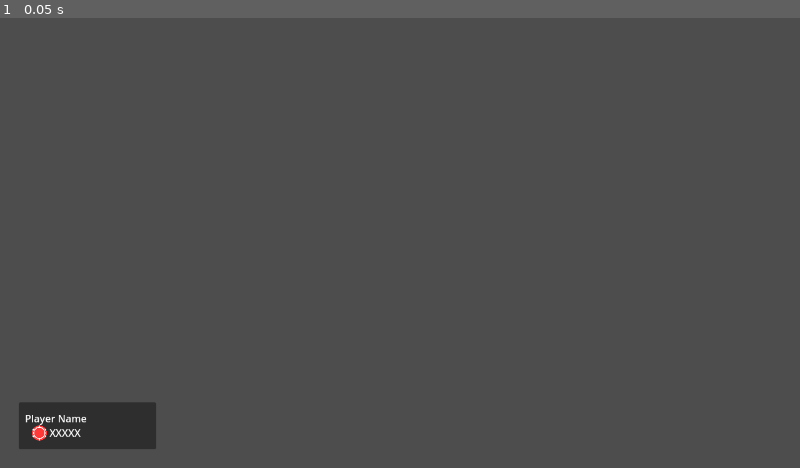
Above: before the commit, frame 1.
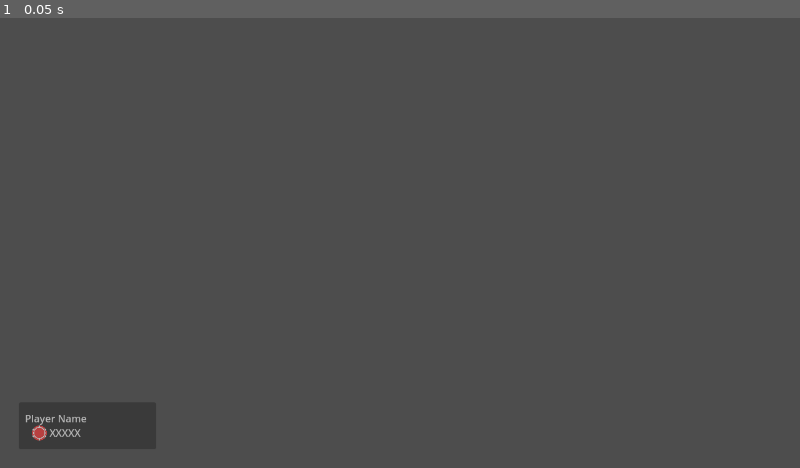
Above: after the commit, the same moment.

Repository: rwilson02/Poker-Party
Game: Godot game, scene res://scenes/Gameplay.tscn
The game is run twice, just before and just after one commit, with the same random seed, the same clock (stepped at 60 frames per second) and the same inputs. This scene is started directly instead of the project's main scene.
Inputs:
- Up to frame 1 (0.05 s): no input

The runs differ from the first frame. In frame 1, 0.1% of the frame differs, in the area x 3-11%, y 88-94%.

Commit message:
You can now see hole cards
this theoretically means the game is completely functional as poker now

Diff:
--- a/scenes/ui/scorebug.tscn
+++ b/scenes/ui/scorebug.tscn
@@ -1,10 +1,11 @@
 [gd_scene format=3 uid="uid://cnd6j21isfrjj"]
 
 [node name="scorebug" type="Panel"]
-offset_right = 220.0
+clip_children = 2
+offset_right = 320.0
 offset_bottom = 75.0
 
-[node name="RichTextLabel" type="RichTextLabel" parent="."]
+[node name="HUDText" type="RichTextLabel" parent="."]
 editor_description = "max width is roughly 13 characters, maybe adjust"
 custom_minimum_size = Vector2(120, 0)
 layout_mode = 1
@@ -23,12 +24,23 @@
 autowrap_mode = 0
 shortcut_keys_enabled = false
 
-[node name="ReferenceRect" type="ReferenceRect" parent="."]
-custom_minimum_size = Vector2(100, 0)
+[node name="HoleCards" type="HBoxContainer" parent="."]
+custom_minimum_size = Vector2(150, 0)
 layout_mode = 1
 anchors_preset = 11
 anchor_left = 1.0
 anchor_right = 1.0
 anchor_bottom = 1.0
+offset_left = -83.0
 grow_horizontal = 0
 grow_vertical = 2
+
+[node name="Marker1" type="Control" parent="HoleCards"]
+layout_mode = 2
+size_flags_horizontal = 3
+size_flags_vertical = 8
+
+[node name="Marker2" type="Control" parent="HoleCards"]
+layout_mode = 2
+size_flags_horizontal = 3
+size_flags_vertical = 8
--- a/scripts/gameplay/gameplay_display.gd
+++ b/scripts/gameplay/gameplay_display.gd
@@ -1,6 +1,7 @@
 extends Node
 
-@onready var HUD_self_text = $Scorebug/RichTextLabel
+@onready var scorebug = $Scorebug
+@onready var hole_card_holder = $Scorebug/HoleCards
 @onready var comm_card_holder = $CommCards
 @onready var card_marker = $CommCards/Marker1
 
@@ -15,50 +16,37 @@
 #@rpc("authority", "call_local", "unreliable", 2)
 func update_display():
 	# Handle scorebug
-	HUD_self_text.text = SELF_TEXT_TEMPLATE % [Netgame.me().name, Netgame.me().chips]
+	scorebug.get_node("HUDText").text = SELF_TEXT_TEMPLATE % [Netgame.me().name, Netgame.me().chips]
 
-	# Handle community cards
+	# Handle community and hole cards
 	adjust_cards()
-	adjust_holder()
+	adjust_comm_holder()
 
 func adjust_cards():
-	var difference = comm_card_holder.get_child_count() - Rules.RULES["COMM_CARDS"]
+	var comm_difference = comm_card_holder.get_child_count() - Rules.RULES["COMM_CARDS"]
+	var hole_difference = hole_card_holder.get_child_count() - Rules.RULES["HOLE_CARDS"]
 
-	while difference != 0:
-		if difference > 0:
+	while comm_difference != 0:
+		if comm_difference > 0:
 			comm_card_holder.get_children()[-1].free()
-		elif difference < 0:
-			comm_card_holder.add_child(card_marker.duplicate())
+		elif comm_difference < 0:
+#			comm_card_holder.add_child(card_marker.duplicate())
+			comm_card_holder.add_child(comm_card_holder.get_child(0).duplicate())
+	while hole_difference != 0:
+		if hole_difference > 0:
+			hole_card_holder.get_children()[-1].free()
+		elif hole_difference < 0:
+#			hole_card_holder.add_child(card_marker.duplicate())
+			hole_card_holder.add_child(hole_card_holder.get_child(0).duplicate())
 
 	if Netgame.game_state["comm_cards"].size() == 0: return
 
-	var known_comm_cards = Netgame.game_state["comm_cards"].size()
 	for id in comm_card_holder.get_child_count():
-		var marker = comm_card_holder.get_child(id)
-		var card_exists = marker.get_child_count() == 1
-		var corresponding_comm_card = Netgame.game_state.comm_cards[id] \
-			if id < known_comm_cards else null
+		determine_card("comm", comm_card_holder, id)
+	for id in hole_card_holder.get_child_count():
+		determine_card("hole", hole_card_holder, id)
 
-		# If there's not a card there...
-		if not card_exists:
-			# ... and there's supposed to be...
-			if id < known_comm_cards:
-				# ... make it.
-				marker.add_child(create_new_card(corresponding_comm_card))
-		# But if there is a card there...
-		else:
-			# ... when there shouldn't be...
-			if id >= known_comm_cards:
-				# Get rid of it.
-				marker.get_child(0).queue_free()
-			# If it should be, but it's not right...
-			elif marker.get_child(0).get_meta("card") != corresponding_comm_card:
-				# Get rid of it,
-				marker.get_child(0).queue_free()
-				# and put the right one there.
-				marker.add_child(create_new_card(corresponding_comm_card))
-
-func adjust_holder():
+func adjust_comm_holder():
 	var viewport_size = get_viewport().get_visible_rect().size
 
 	comm_card_holder.size.x = HOLDER_BASE_WIDTH + (75 * (Rules.RULES["COMM_CARDS"] - 5))
@@ -68,6 +56,41 @@
 		(viewport_size.y - comm_card_holder.size.y) / 2
 	)
 
+func determine_card(flavor: String, holder: Node, id: int):
+	var known_cards
+	var corresponding_card
+	var marker = holder.get_child(id)
+	var card_exists = marker.get_child_count() == 1
+
+	match flavor:
+		"comm":
+			known_cards = Netgame.game_state["comm_cards"].size()
+			corresponding_card = Netgame.game_state.comm_cards[id] \
+				if id < known_cards else null
+		"hole":
+			var player = Netgame.me()
+			known_cards = player["cards"].size()
+			corresponding_card = player.cards[id]
+
+	# If there's not a card there...
+	if not card_exists:
+		# ... and there's supposed to be...
+		if id < known_cards:
+			# ... make it.
+			marker.add_child(create_new_card(corresponding_card))
+	# But if there is a card there...
+	else:
+		# ... when there shouldn't be...
+		if not corresponding_card:
+			# Get rid of it.
+			marker.get_child(0).queue_free()
+		# If it should be, but it's not right...
+		elif marker.get_child(0).get_meta("card") != corresponding_card:
+			# Get rid of it,
+			marker.get_child(0).queue_free()
+			# and put the right one there.
+			marker.add_child(create_new_card(corresponding_card))
+
 func create_new_card(card: int):
 	var new_card = UI_CARD.instantiate()
 	new_card.setup(card)
